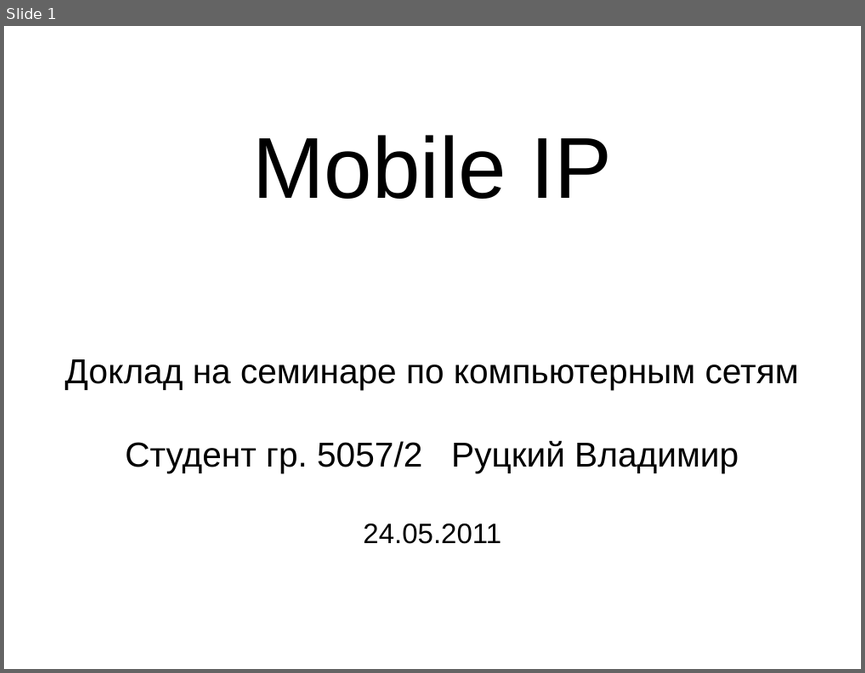
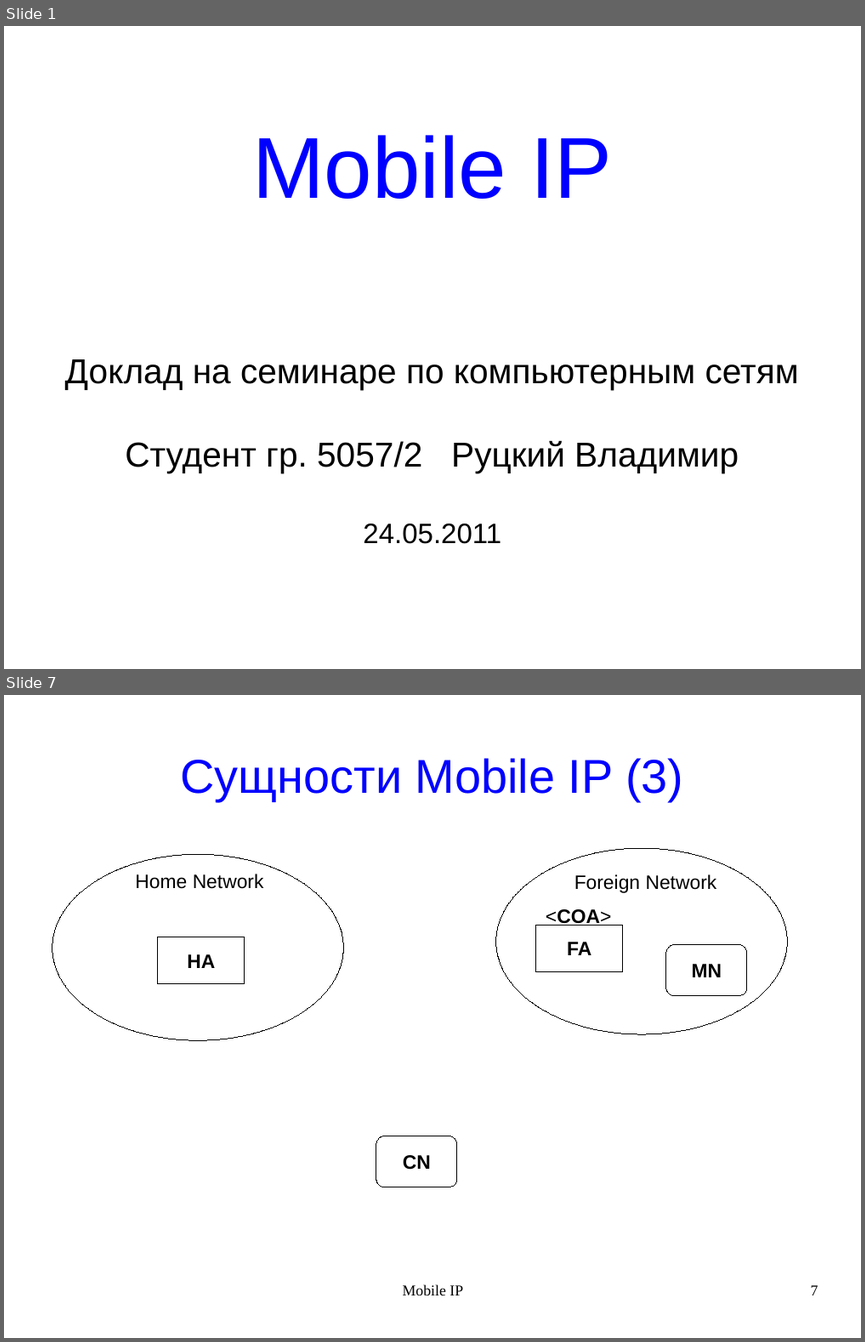
Before and after one commit to rutsky/semester10, a slide deck: Computer_networks/MobileIP/MobileIP.odp. Shown one above the other, each under a label of ours: slide 1 before the commit, slides 1 and 7 after it; the slides between them are not shown. The pictures are 865x673 and 865x1342 pixels, drawn with LibreOffice and Linux fonts; fonts in the diff are those of the drawing. Boxes give left, top, right and bottom in pixels: in the first picture for what was removed or moved away, otherwise in the second. Text is boxed around its words. In the diff, an @@ line names an element or a change of style, - is before the commit and + after.

Commit message:
MobileIP: WIP

```diff
--- a/Computer_networks/MobileIP/MobileIP.odp
+++ b/Computer_networks/MobileIP/MobileIP.odp
@@ slide 7 added at [4, 695, 861, 1338], background #FFFFFF @@
@@ title added at [181, 758, 683, 801], 44 pt, text #0000FF @@
+Сущности Mobile IP (3)
@@ ellipse added at [52, 855, 344, 1040], outline #000000 0 pt @@
@@ ellipse added at [496, 848, 788, 1034], outline #000000 0 pt @@
@@ text added at [135, 873, 264, 889], 18 pt, text #000000 @@
+Home Network
@@ text added at [574, 874, 717, 893], 18 pt, text #000000 @@
+Foreign Network
@@ text added at [545, 909, 611, 925], 18 pt, text #000000, bold @@
+<COA>
@@ rectangle added at [158, 936, 245, 983], outline #000000 0 pt, 18 pt, text #000000, bold @@
+HA
@@ rectangle added at [536, 925, 622, 971], outline #000000 0 pt, 18 pt, text #000000, bold @@
+FA
@@ rounded rectangle added at [666, 945, 747, 996], outline #000000 0 pt, 18 pt, text #000000, bold @@
+MN
@@ rounded rectangle added at [376, 1136, 457, 1187], outline #000000 0 pt, 18 pt, text #000000, bold @@
+CN
@@ text added at [403, 1284, 463, 1295], 14 pt, text #000000 @@
+Mobile IP
@@ page number added at [811, 1285, 818, 1295], 14 pt, text #000000 @@
+7
@@ slide 1 changed as well @@
@@ title "Mobile IP" at [252, 135, 612, 199]: text colour #000000 to #0000FF @@
```
Also in this commit, not shown: 8 other slides added, 1 slide removed.
